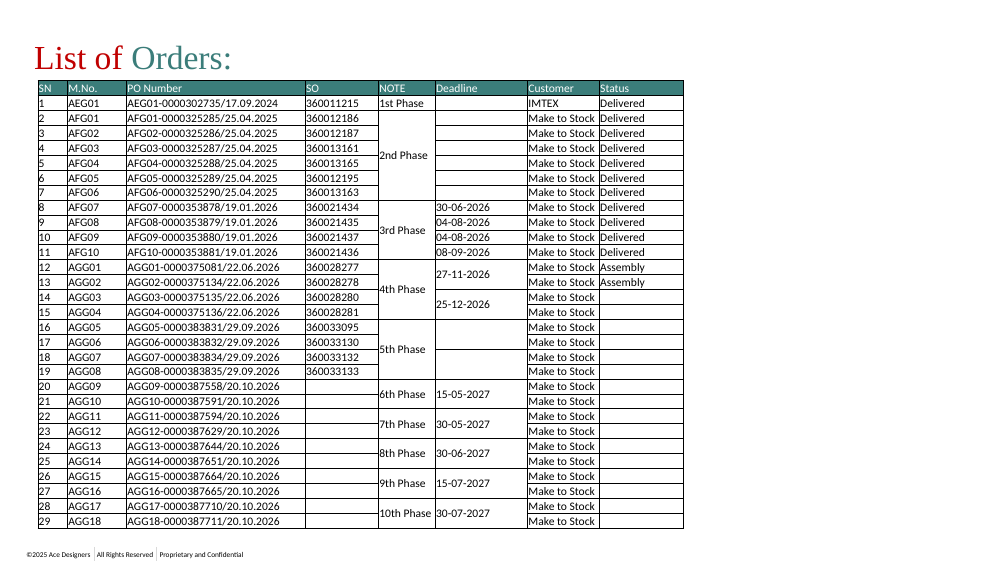
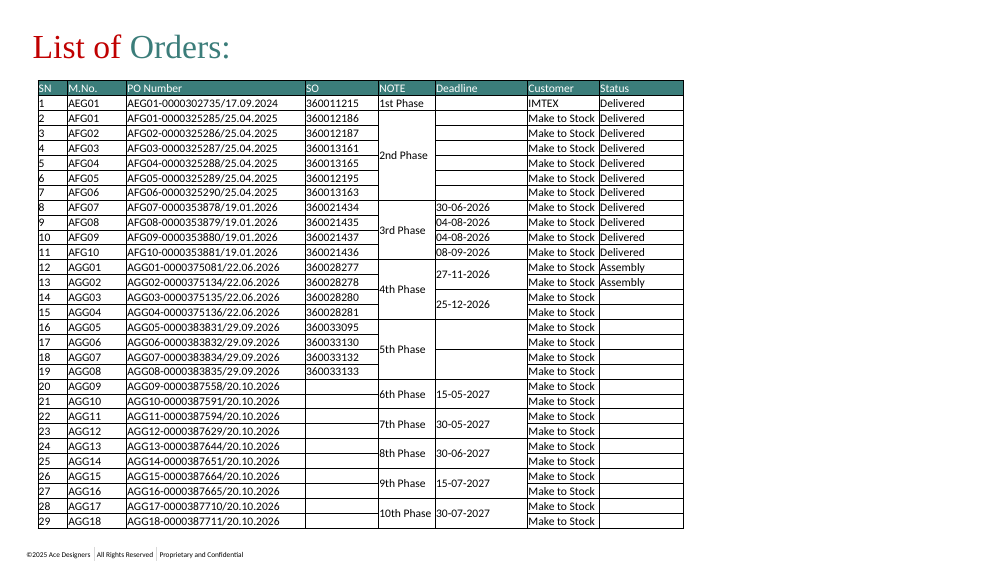
Before and after one commit to prathvirajkodachadri/all-links, a slide deck: slide 4 of PM_R02.pptx. Drawn at 1008x567 pixels with LibreOffice and Linux fonts; fonts in the diff are those of the drawing; background and template pictures are left out. Boxes give left, top, right and bottom in pixels: in the first picture for what was removed or moved away, otherwise in the second. Text is boxed around its words. In the diff, an @@ line names an element or a change of style, - is before the commit and + after.

```diff
--- a/PM_R02.pptx
+++ b/PM_R02.pptx
@@ text "List of Orders:": place and size @@
-text "List of Orders:" at [34,45,232,70]
+text "List of Orders:" at [33,34,231,59]
```
Also in this commit, not shown: 9 other slides changed.
